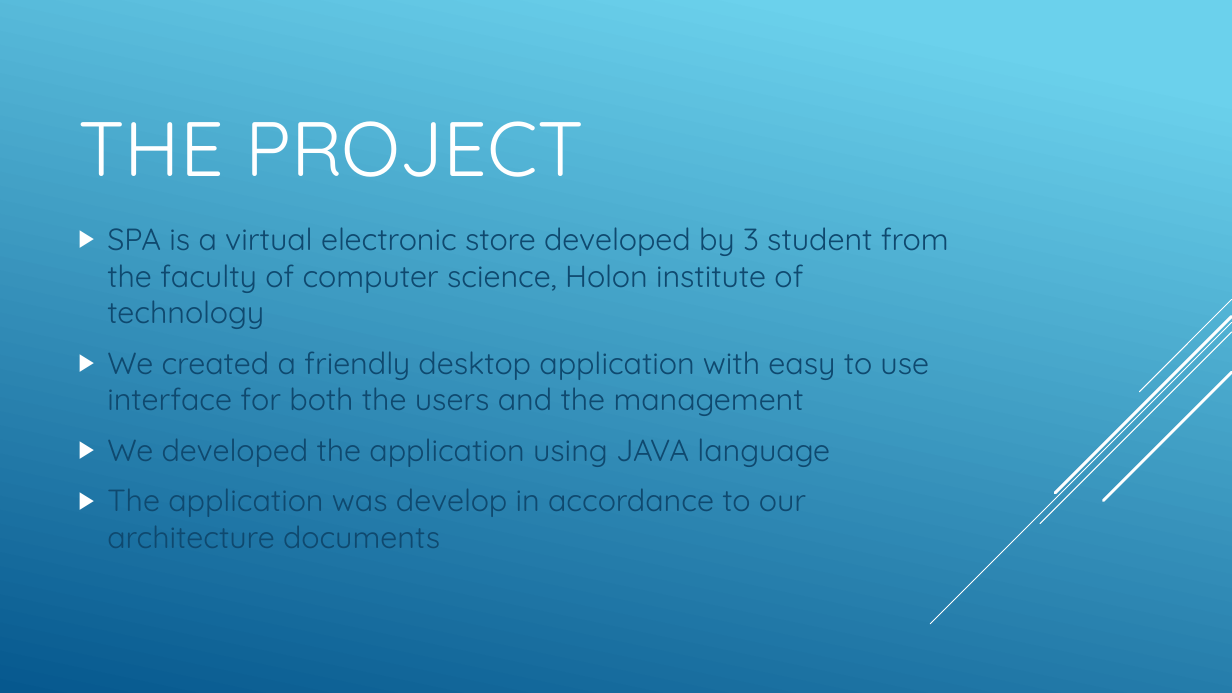
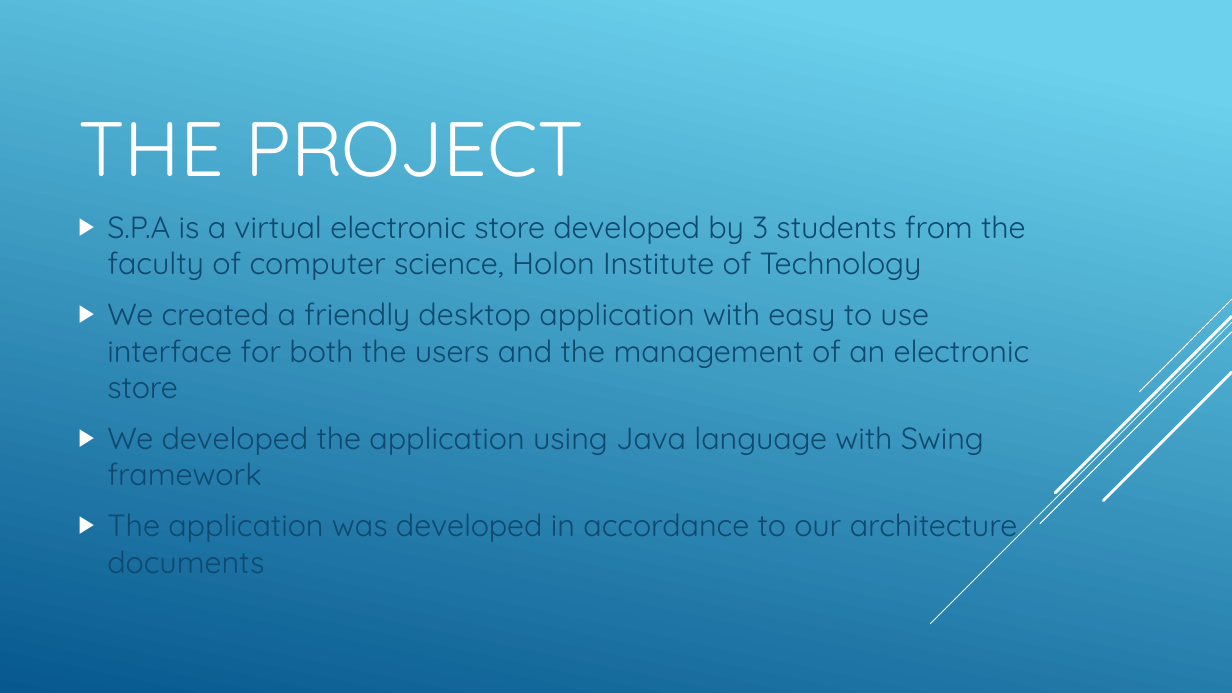
Before and after one commit to haimadrian/SE-Java-Project, a slide deck: slide 2 of Project presentation/SPA-Presentation.pptx. Drawn at 1232x693 pixels with LibreOffice and Linux fonts; fonts in the diff are those of the drawing. Boxes give left, top, right and bottom in pixels: in the first picture for what was removed or moved away, otherwise in the second. Text is boxed around its words. In the diff, an @@ line names an element or a change of style, - is before the commit and + after.

```diff
--- a/Project presentation/SPA-Presentation.pptx
+++ b/Project presentation/SPA-Presentation.pptx
@@ text at (107,215,1030,573): text changed @@
-▶ SPA is a virtual electronic store developed by 3 student from the faculty of computer science, Holon institute of technology
-▶ We created a friendly desktop application with easy to use interface for both the users and the management
-▶ We developed the application using JAVA language
-▶ The application was develop in accordance to our architecture documents
+▶ S.P.A is a virtual electronic store developed by 3 students from the faculty of computer science, Holon Institute of Technology
+▶ We created a friendly desktop application with easy to use interface for both the users and the management of an electronic store
+▶ We developed the application using Java language with Swing framework
+▶ The application was developed in accordance to our architecture documents
```
Also in this commit, not shown: 2 other slides changed, 2 slides added, 3 other files.
